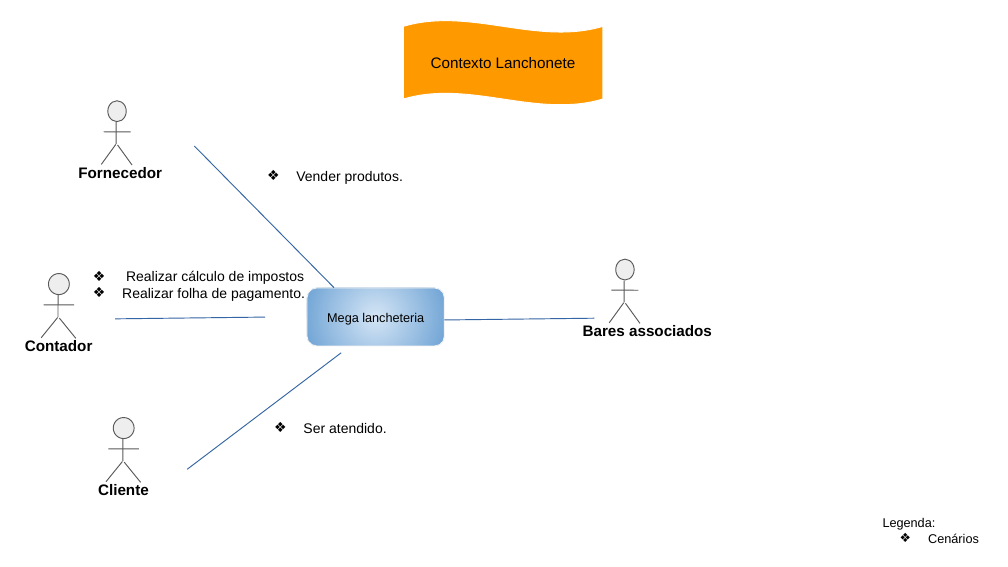
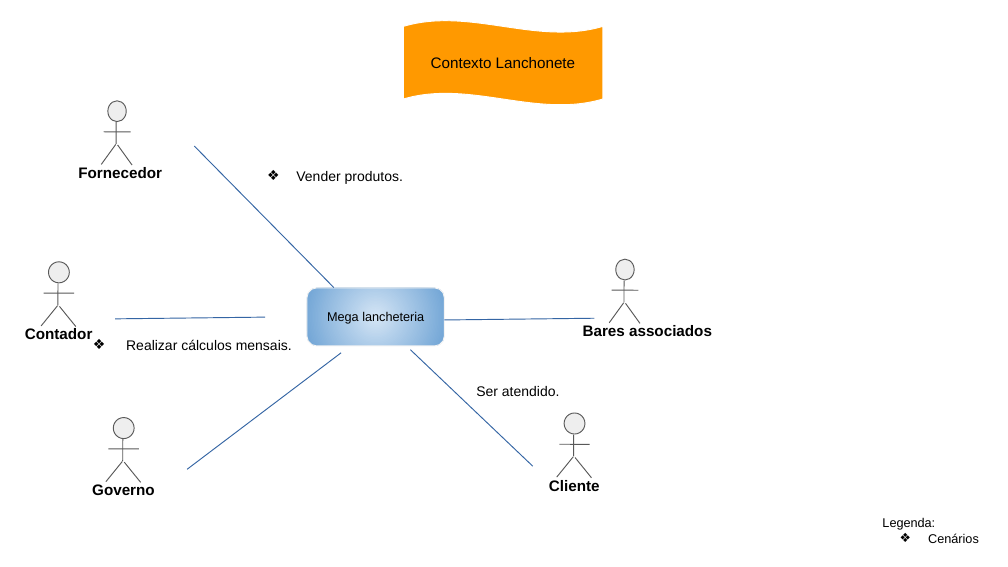
Before and after one commit to Darienzo08/ope_ads, a slide deck: slide 1 of docs/ARTEFATOS(15-23)/Arquitetura/15) Arquitetura de Negócio para cada Cenário.pptx. Drawn at 1008x567 pixels with LibreOffice and Linux fonts; fonts in the diff are those of the drawing. Boxes give left, top, right and bottom in pixels: in the first picture for what was removed or moved away, otherwise in the second. Text is boxed around its words. In the diff, an @@ line names an element or a change of style, - is before the commit and + after.

```diff
--- a/docs/ARTEFATOS(15-23)/Arquitetura/15) Arquitetura de Negócio para cada Cenário.pptx
+++ b/docs/ARTEFATOS(15-23)/Arquitetura/15) Arquitetura de Negócio para cada Cenário.pptx
@@ wave "Contexto Lanchonete" at bbox=[403, 20, 603, 104]: outline #FFFFFF 0.75 pt to #FFFFFF 0.74 pt @@
@@ 4 freeform shapes, 1 text, 1 ellipse: place and size @@
-4 freeform shapes, 1 text, 1 ellipse at bbox=[25, 273, 93, 351]
+4 freeform shapes, 1 text, 1 ellipse at bbox=[25, 262, 93, 339]
@@ outline #595959 0.75 pt to #595959 0.74 pt in 7 elements at bbox=[106, 462, 123, 482], bbox=[625, 281, 625, 303], bbox=[44, 294, 74, 294], bbox=[59, 306, 76, 327], bbox=[41, 306, 58, 326], bbox=[48, 262, 70, 283], bbox=[58, 284, 58, 306] @@
@@ text removed at bbox=[122, 270, 305, 301] @@
-❖ Realizar cálculo de impostos
-❖ Realizar folha de pagamento.
@@ rounded rectangle "Mega lancheteria" at bbox=[307, 288, 445, 346]: outline #F3F3F3 0.75 pt to #F3F3F3 0.74 pt @@
@@ outline #3465A4 0.75 pt to #3465A4 0.74 pt in 4 elements at bbox=[195, 146, 335, 288], bbox=[188, 353, 341, 469], bbox=[115, 317, 265, 319], bbox=[445, 318, 595, 320] @@
@@ text added at bbox=[126, 339, 292, 350], 11 pt, text #000000 @@
+❖ Realizar cálculos mensais.
@@ freeform shape added at bbox=[411, 349, 533, 466], outline #3465A4 0.74 pt @@
@@ text "Ser atendido.": place and size @@
-text "Ser atendido." at bbox=[303, 423, 387, 433]
+text "Ser atendido." at bbox=[476, 386, 560, 396]
@@ text "Ser atendido." at bbox=[476, 386, 560, 396]: bullet ❖ to none @@
@@ text "Cliente": place and size @@
-text "Cliente" at bbox=[98, 484, 149, 495]
+text "Cliente" at bbox=[549, 480, 600, 491]
@@ group added at bbox=[557, 413, 592, 477]: 4 freeform shapes, 1 ellipse @@
@@ text added at bbox=[92, 484, 155, 495], 12 pt, text #000000, bold @@
+Governo
```
Also in this commit, not shown: 3 other slides changed.
